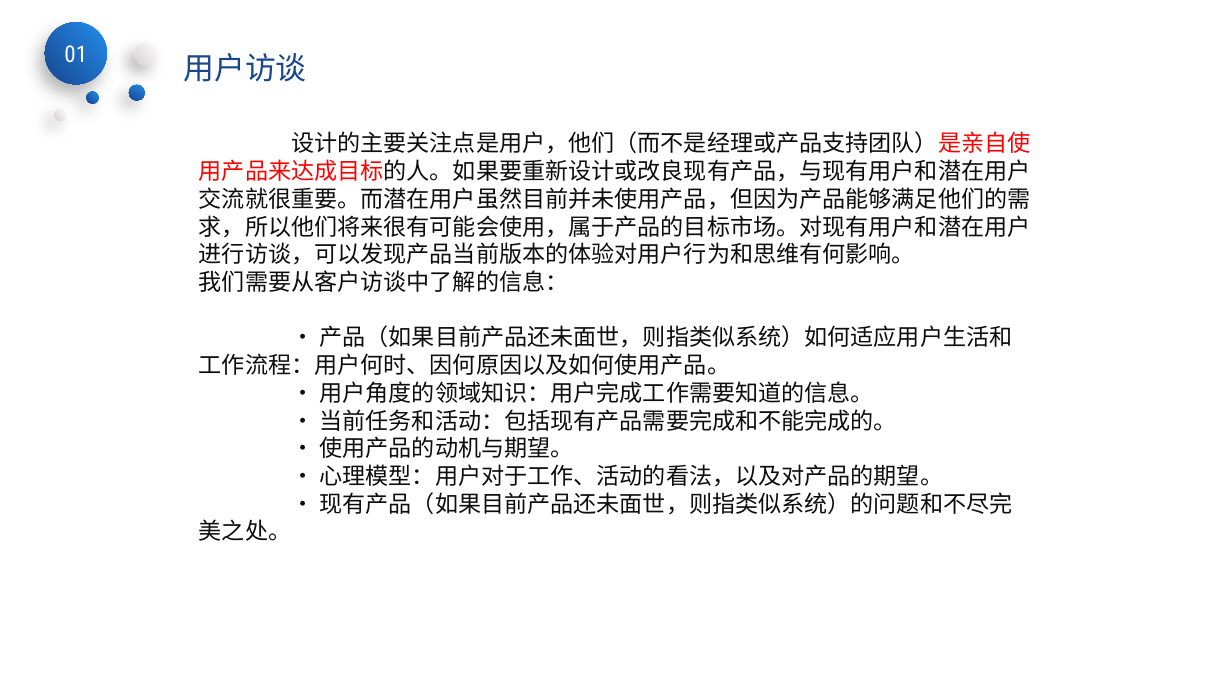
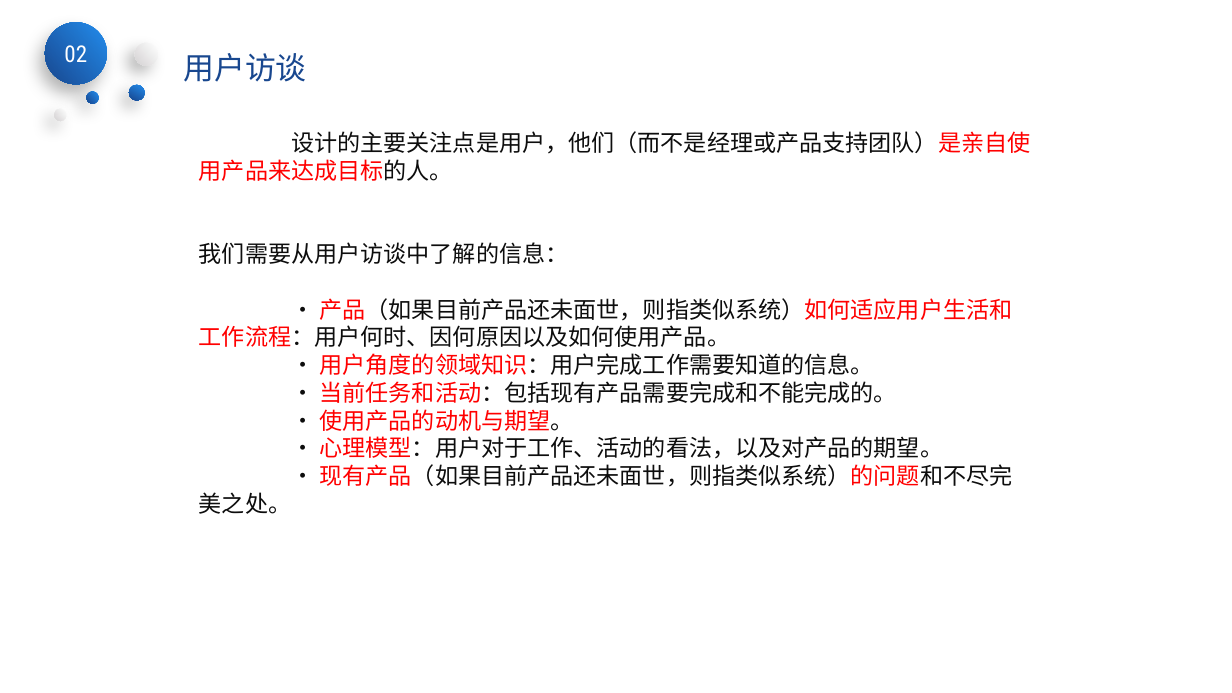
Before and after one commit to SarielX98/PRD2018G14, a slide deck: slide 21 of 受控文档/PPT/PRD2018-G14-界面原型.pptx (slide 9 before the commit). Drawn at 1232x693 pixels with LibreOffice and Linux fonts; fonts in the diff are those of the drawing; background and template pictures are left out. Boxes give left, top, right and bottom in pixels: in the first picture for what was removed or moved away, otherwise in the second. Text is boxed around its words. In the diff, an @@ line names an element or a change of style, - is before the commit and + after.

```diff
--- a/受控文档/PPT/PRD2018-G14-界面原型.pptx
+++ b/受控文档/PPT/PRD2018-G14-界面原型.pptx
@@ text in ellipse at [64,45,87,62]: text changed @@
-01
+02
@@ text at [199,131,1030,264]: text changed @@
-设计的主要关注点是用户，他们（而不是经理或产品支持团队）是亲自使用产品来达成目标的人。如果要重新设计或改良现有产品，与现有用户和潜在用户交流就很重要。而潜在用户虽然目前并未使用产品，但因为产品能够满足他们的需求，所以他们将来很有可能会使用，属于产品的目标市场。对现有用户和潜在用户进行访谈，可以发现产品当前版本的体验对用户行为和思维有何影响。
-我们需要从客户访谈中了解的信息：
+设计的主要关注点是用户，他们（而不是经理或产品支持团队）是亲自使用产品来达成目标的人。
+我们需要从用户访谈中了解的信息：
@@ text at [199,298,1013,514]: text colour #0D0D0D to #FF0000 in "产品（如果目前产品还未面世，则指类似系统）如何适应用户生活和工作流程：用户何时、因何原因以及如何使用产品。", "用户角度的领域知识：用户完成工作需要知道的信息。", "当前任务和活动：包括现有产品需要完成和不能完成的。", "使用产品的动机与期望。" and 2 more places @@
```
Also in this commit, not shown: 18 other slides changed, 24 slides added, 31 slides removed.
